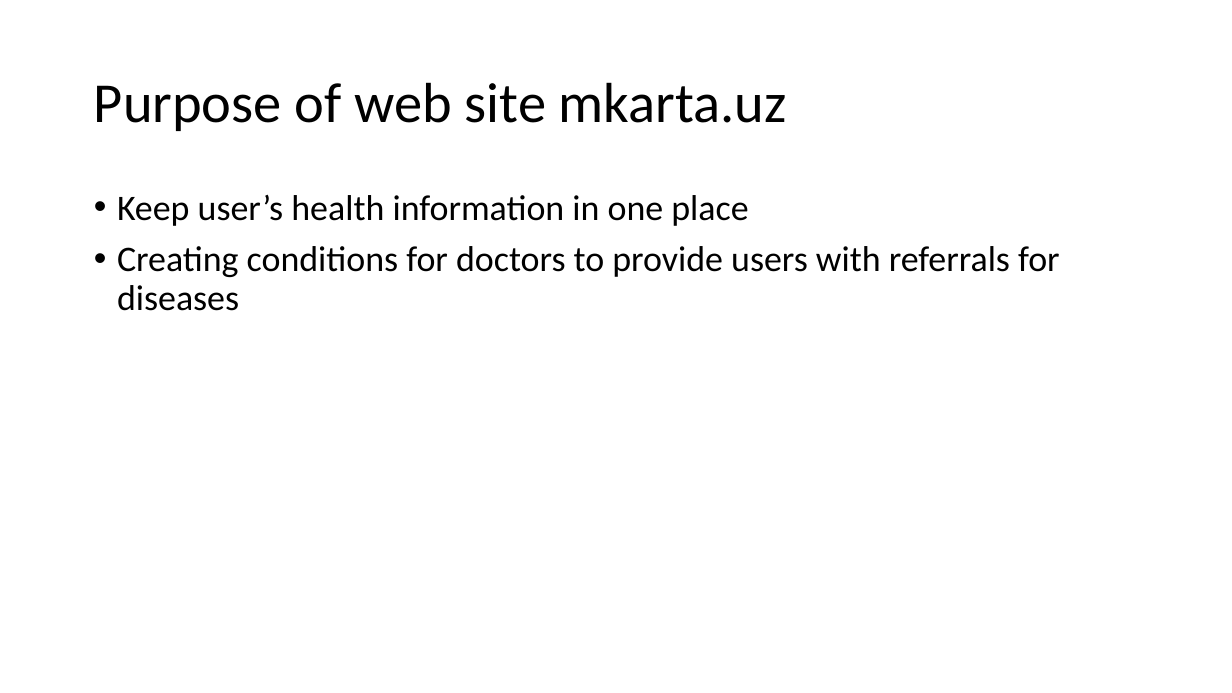
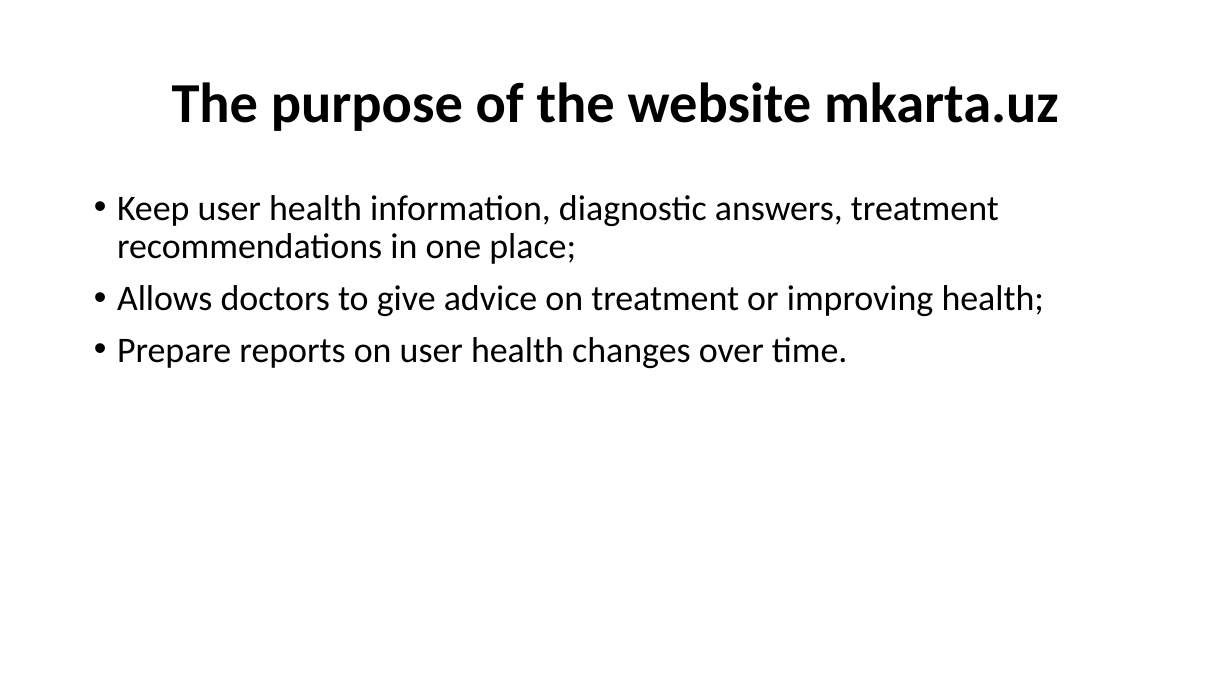
Before and after one commit to ruslanbek05/mkarta.uz, a slide deck: slide 2 of Presentation/mkarta.uz Technical requirement presentation - eng.pptx. Drawn at 1232x693 pixels with LibreOffice and Linux fonts; fonts in the diff are those of the drawing. Boxes give left, top, right and bottom in pixels: in the first picture for what was removed or moved away, otherwise in the second. Text is boxed around its words. In the diff, an @@ line names an element or a change of style, - is before the commit and + after.

```diff
--- a/Presentation/mkarta.uz Technical requirement presentation - eng.pptx
+++ b/Presentation/mkarta.uz Technical requirement presentation - eng.pptx
@@ title at <box>172,82,1059,131</box>: text changed; bold on @@
-Purpose of web site mkarta.uz
+The purpose of the website mkarta.uz
@@ text at <box>117,195,1045,368</box>: text changed @@
-• Keep user’s health information in one place
-• Creating conditions for doctors to provide users with referrals for diseases
+• Keep user health information, diagnostic answers, treatment recommendations in one place;
+• Allows doctors to give advice on treatment or improving health;
+• Prepare reports on user health changes over time.
```
Also in this commit, not shown: 1 other slide changed, 9 slides added, 2 slides removed, 1 other file.
